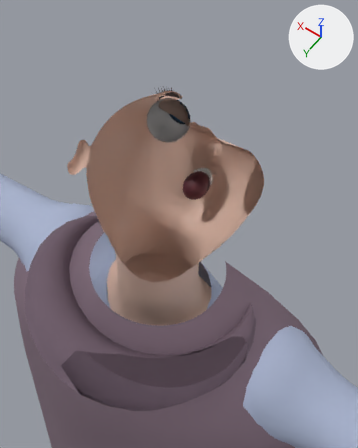
What one commit did to the Blender file characters/feyre/model/feyre.blend.
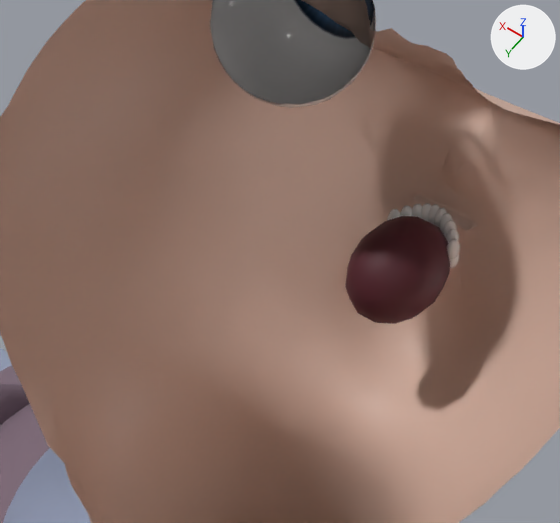
There are two pictures of each version: one from a 50 mm lens placed at (-0.1829, 0.2301, 1.8156), pointed at (-0.003, -0.0217, 1.4198), one close up on the part from 25% to 67% of the width and 25% to 56% of the height. The lights are fixed; the arrows at upper right show +X, +Y and +Z. The first two pictures are the older version. Everything nearer to the camera than a plane just in front of the edit is cut away.

The first close-up shows 'Body', 'Eyes', 'Mouth', 'hunter_cloak', 'hunter_tunic'.
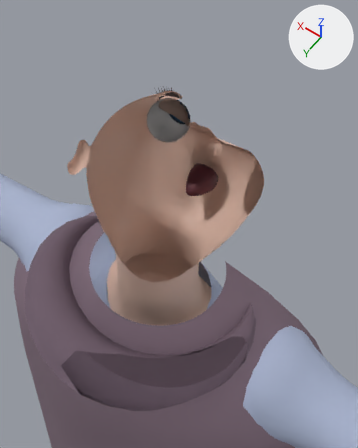
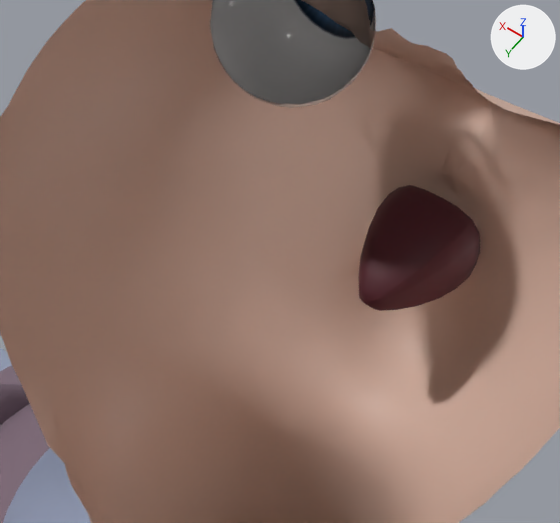
Changed parts and their boxes [x1, y1, x2, y2] in the close-ups (560 x 523 px; the box of a moved part takes in the faces that stretch with it):
'Mouth', reshaped (6% wider)
    before: [345, 203, 460, 324]
    after: [358, 185, 480, 311]
part 1 of me_mouth, moved or reshaped (not visible afterwards)
    before: [447, 239, 460, 259]
part 2 of me_mouth, moved or reshaped (not visible afterwards)
    before: [445, 229, 459, 243]
part 3 of me_mouth, moved or reshaped (not visible afterwards)
    before: [443, 220, 457, 237]
part 4 of me_mouth, moved or reshaped (not visible afterwards)
    before: [439, 213, 453, 233]
part 5 of me_mouth, moved or reshaped (not visible afterwards)
    before: [434, 208, 447, 227]
part 6 of me_mouth, moved or reshaped (not visible afterwards)
    before: [428, 204, 439, 225]
part 7 of me_mouth, moved or reshaped (not visible afterwards)
    before: [421, 203, 431, 222]
part 8 of me_mouth, moved or reshaped (not visible afterwards)
    before: [411, 204, 422, 218]
part 9 of me_mouth, moved or reshaped (not visible afterwards)
    before: [400, 205, 412, 216]
part 10 of me_mouth, moved or reshaped (not visible afterwards)
    before: [387, 209, 400, 220]
part 11 of me_mouth, moved or reshaped (not visible afterwards)
    before: [449, 254, 459, 268]
part 12 of me_mouth, rebuilt (16% wider, 17% taller)
    before: [345, 216, 450, 324]
    after: [358, 185, 480, 311]

The edits, one by one:
me_mouth is used by ob_mouth; location (0.0, 0.0, 0.0).
me_mouth had 1170 vertices, 984 faces and spanned x -0.0128..0.0128, y -0.0767..-0.0397, z 1.4315..1.458.
me_mouth now has 1315 vertices, 1142 faces and spans x -0.0147..0.0147, y -0.0786..-0.0411, z 1.433..1.4585.
me_mouth part 1: the loose piece of 48 vertices spanning x -0.0112..-0.0077, y -0.07..-0.0656, z 1.4449..1.452 is moved by (0.0, 0.0013, 0.0).
me_mouth part 2: the loose piece of 48 vertices spanning x -0.0091..-0.0056, y -0.0726..-0.0683, z 1.4449..1.4524 is moved by (0.0, 0.002, 0.0).
me_mouth part 3: the loose piece of 48 vertices spanning x -0.007..-0.0035, y -0.0747..-0.0703, z 1.4449..1.4527 is moved by (0.0, 0.0025, 0.0).
me_mouth part 4: the loose piece of 48 vertices spanning x -0.0049..-0.0014, y -0.076..-0.0716, z 1.4449..1.453 is moved by (0.0, 0.0028, 0.0).
me_mouth part 5: the loose piece of 48 vertices spanning x -0.0028..0.0007, y -0.0767..-0.0723, z 1.4449..1.4533 is moved by (0.0, 0.003, 0.0).
me_mouth part 6: the loose piece of 48 vertices spanning x -0.0007..0.0028, y -0.0767..-0.0723, z 1.4449..1.4533 is moved by (0.0, 0.003, 0.0).
me_mouth part 7: the loose piece of 48 vertices spanning x 0.0014..0.0049, y -0.076..-0.0716, z 1.4449..1.453 is moved by (0.0, 0.0028, 0.0).
me_mouth part 8: the loose piece of 48 vertices spanning x 0.0035..0.007, y -0.0747..-0.0703, z 1.4449..1.4527 is moved by (0.0, 0.0025, 0.0).
me_mouth part 9: the loose piece of 48 vertices spanning x 0.0056..0.0091, y -0.0726..-0.0683, z 1.4449..1.4524 is moved by (0.0, 0.002, 0.0).
me_mouth part 10: the loose piece of 48 vertices spanning x 0.0077..0.0112, y -0.07..-0.0656, z 1.4449..1.452 is moved by (0.0, 0.0013, 0.0).
me_mouth part 11: the loose piece of 48 vertices spanning x -0.0112..-0.0077, y -0.07..-0.0656, z 1.4417..1.4478 is moved by (0.0, 0.0013, 0.0).
me_mouth part 12: the loose piece of 126 vertices spanning x -0.0128..0.0128, y -0.0725..-0.0397, z 1.4315..1.458 is rebuilt with 271 vertices and now spans x -0.0147..0.0147, y -0.0786..-0.0411, z 1.433..1.4585.
Other edits to the shape of me_mouth do not show in these pictures.
me_mouth gains material mat_teeth.
me_mouth no longer uses material mat_teeth.
